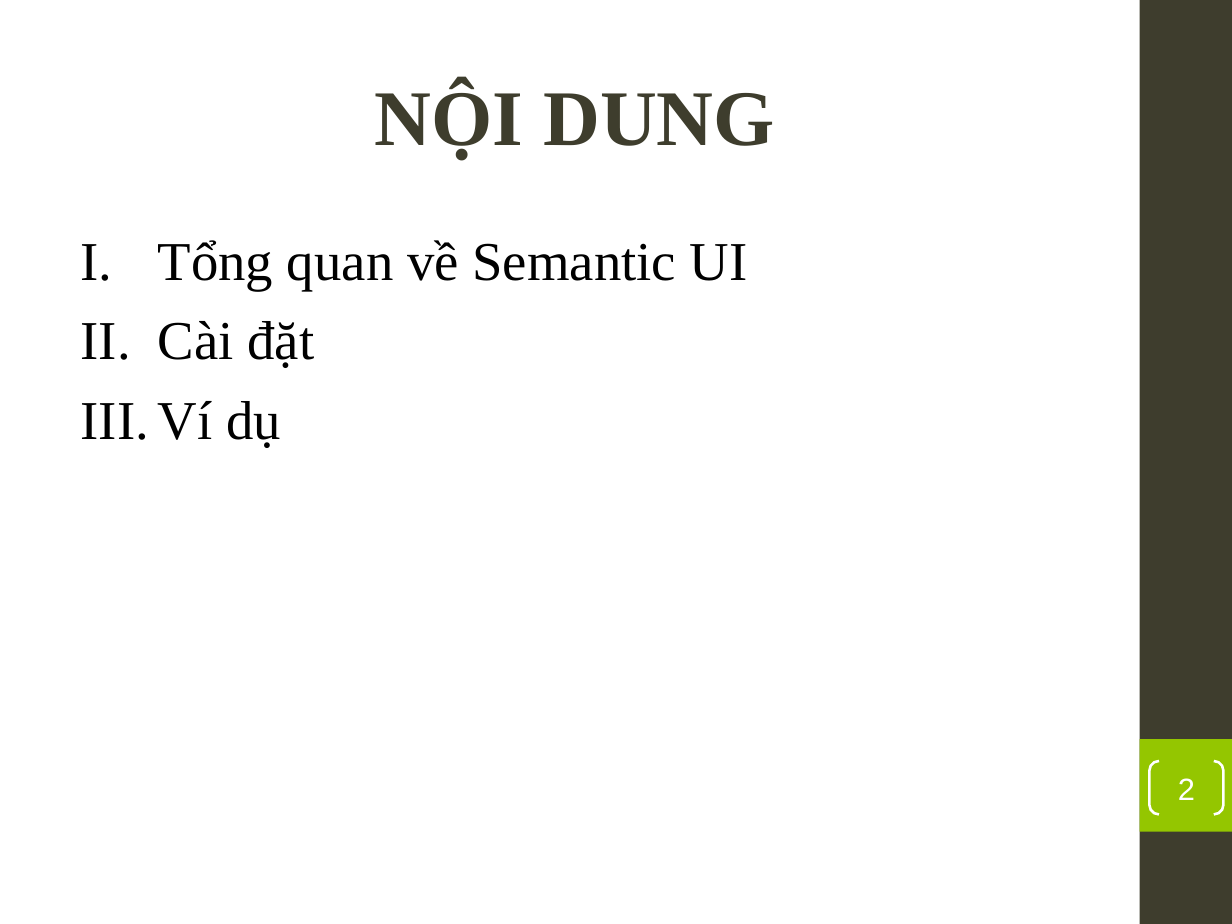
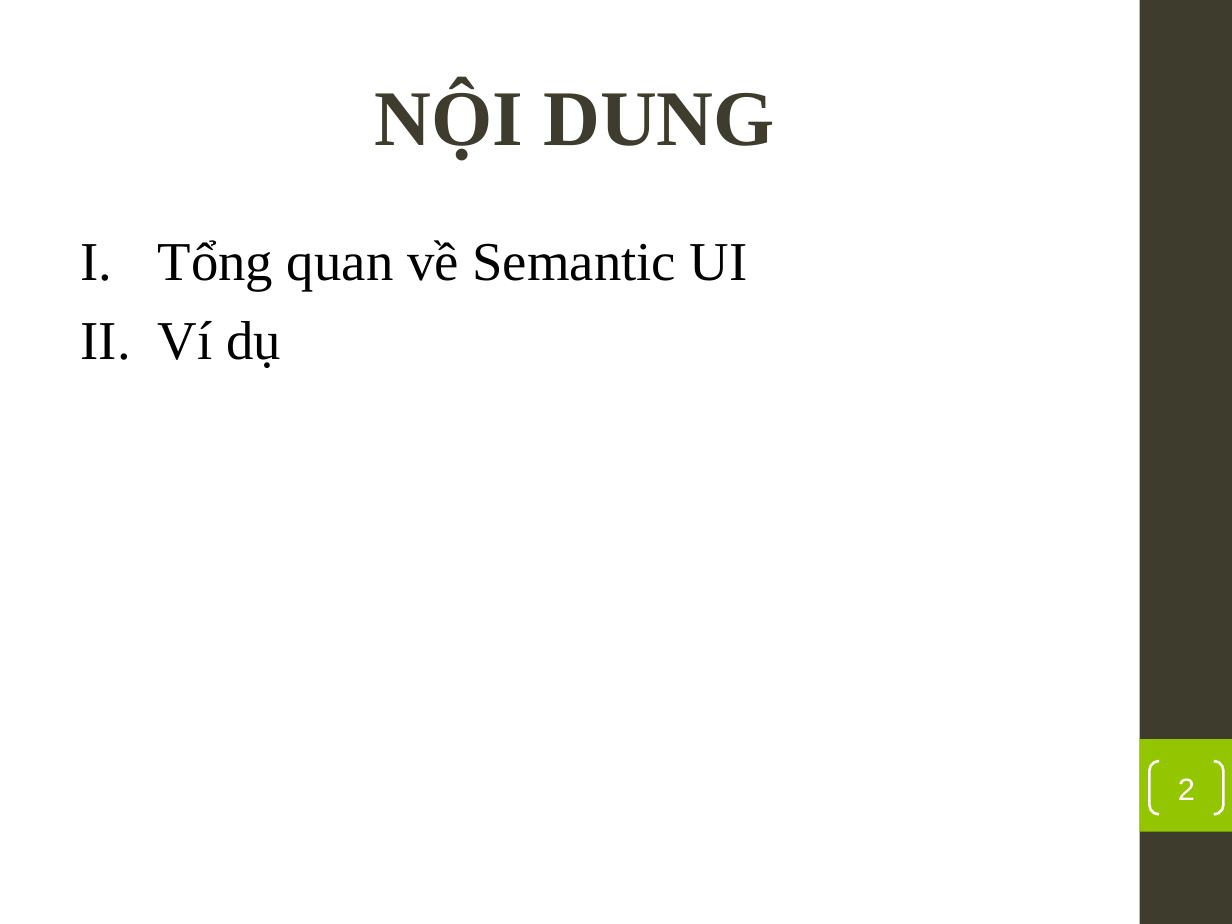
Before and after one commit to whitehat09/chuyenDe_2020, a slide deck: slide 2 of semanticUI/Semantic-ui.ppt. Drawn at 1232x924 pixels with LibreOffice and Linux fonts; fonts in the diff are those of the drawing; background and template pictures are left out. Boxes give left, top, right and bottom in pixels: in the first picture for what was removed or moved away, otherwise in the second. Text is boxed around its words. In the diff, an @@ line names an element or a change of style, - is before the commit and + after.

```diff
--- a/semanticUI/Semantic-ui.ppt
+++ b/semanticUI/Semantic-ui.ppt
@@ text at bbox=[158, 321, 314, 368]: paragraph removed @@
-II. Cài đặt
```
Also in this commit, not shown: 1 other slide changed, 11 other files.
